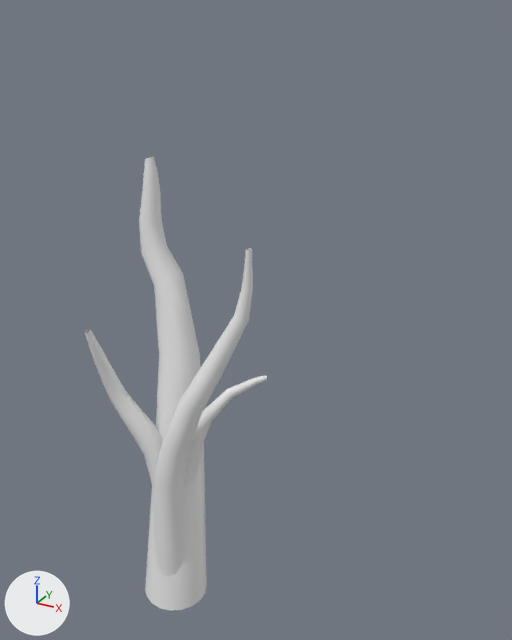
Before and after pictures for a commit that changed the Blender file Blender Models/Boom_Spekkie6.blend.
One viewpoint serves both versions: a camera (50 mm lens) standing at (3.94, -5.57, 5.12) and looking at (0.72, 0.29, 2.19). Every picture has the same lights, and +X, +Y and +Z are marked at lower left.

The scene before the commit, as lines of its bpy script (objects in view):
```python
ob_beziercurve = bpy.data.objects.new('BezierCurve', cu_beziercurve)
ob_beziercurve.location = (0.0, -0.399, 0.0)
ob_cylinder = bpy.data.objects.new('Cylinder', me_cylinder)
ob_cylinder.location = (0.0, -0.4, 0.15)
ob_cylinder_001 = bpy.data.objects.new('Cylinder.001', me_cylinder_001)
ob_cylinder_001.location = (0.22, -0.47, -1.0)
ob_cylinder_002 = bpy.data.objects.new('Cylinder.002', me_cylinder_002)
ob_cylinder_002.location = (-0.01, -0.31, -1.19)
ob_cylinder_003 = bpy.data.objects.new('Cylinder.003', me_cylinder_003)
ob_cylinder_003.location = (0.0, -0.16, 0.61)
```
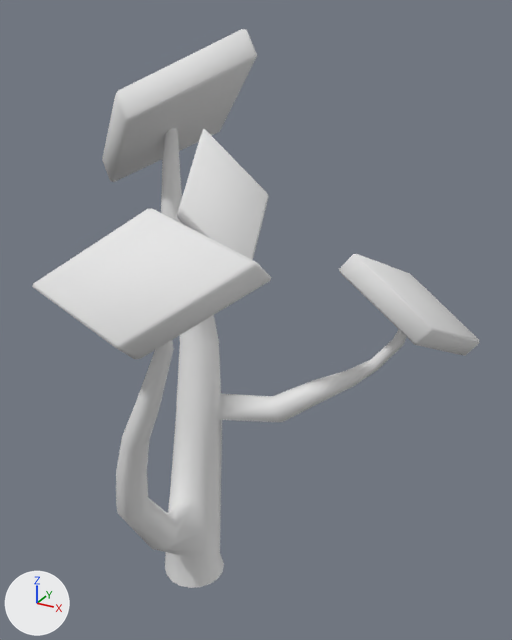
ob_beziercurve is not drawn itself; it is used by a modifier of ob_cylinder.

The edits, one by one:
Material 'SpekjesM.004' (mat_spekjesm_004) is new.
Its base color is (0.8, 0.8, 0.8) (white #e7e7e7).
Material 'SpekjesM.003' (mat_spekjesm_003) is new.
Its base color is (0.8, 0.8, 0.8) (white #e7e7e7).
Material 'SpekjesM.002' (mat_spekjesm_002) is new.
Its base color is (0.8, 0.8, 0.8) (white #e7e7e7).
Material 'SpekjesM.001' (mat_spekjesm_001) is new.
Its base color is (0.8, 0.8, 0.8) (white #e7e7e7).
me_cylinder_001 is used by ob_cylinder_001; location (0.22, -0.47, -1.0).
me_cylinder_001 had 180 vertices, 162 faces and spanned x -0.97..0.04, y -0.21..0.41, z -0.12..3.13.
me_cylinder_001 now has 470 vertices, 455 faces and spans x -5.57..0.3, y -0.95..3.53, z -0.34..4.86.
me_cylinder_001 part 1: 180 vertices removed from x -0.97..0.04, y -0.21..0.41, z -0.12..3.13; 470 vertices added at x -5.57..0.3, y -0.95..3.53, z -0.34..4.86.
Mesh me_spekkies_002 is new.
It has 128 vertices, 136 faces and spans x -2.38..5.0, y -3.26..3.3, z -3.93..2.64.
Faces by material slot: [34, 34, 34, 34].
It uses material mat_spekjesm_002 (white #e7e7e7).
It uses material mat_spekjesm_001 (white #e7e7e7).
It uses material mat_spekjesm_003 (white #e7e7e7).
It uses material mat_spekjesm_004 (white #e7e7e7).
Object 'Cylinder.003' (ob_cylinder_003) is deleted.
Object 'Cylinder.002' (ob_cylinder_002) is deleted.
Object 'Cylinder.001' (ob_cylinder_001) moves from (0.22, -0.47, -1.0) to (-0.02, 0.05, -1.19).
Object 'Cylinder.001' (ob_cylinder_001) turns from (0, 0, 0) to (16, 50, -18) degrees about x, y and z.
Object 'Cylinder.001' (ob_cylinder_001) is rescaled from (1.0, 1.0, 1.0) to (0.81, 0.81, 0.81).
Object 'BezierCurve' (ob_beziercurve) is deleted.
Object 'Cylinder' (ob_cylinder) is deleted.
Object 'Spekkies.002' (ob_spekkies_002) is new; it shows me_spekkies_002.
Its location is (0.68, 0.17, 3.23).
Its rotation in degrees is (66, 44, 74).
Its scale is (0.556, 0.556, 0.556).

Changed parts and their boxes (x1, y1, x2, y2) in the pictures (512 x 640 px):
'Spekkies.002', added
    after: (32, 29, 480, 359)
    faces in mat_spekjesm_002 (white #e7e7e7): (32, 208, 271, 359)
    faces in mat_spekjesm_001 (white #e7e7e7): (102, 29, 257, 182)
    faces in mat_spekjesm_003 (white #e7e7e7): (177, 129, 269, 260)
    faces in mat_spekjesm_004 (white #e7e7e7): (339, 254, 480, 356)
'Cylinder.001', reshaped, moved, turned, rescaled
    before: (84, 329, 163, 490)
    after: (116, 128, 407, 588)
'Cylinder.002', deleted
    before: (139, 156, 207, 611)
'Cylinder', deleted
    before: (154, 248, 253, 577)
'Cylinder.003', deleted
    before: (185, 375, 267, 484)
